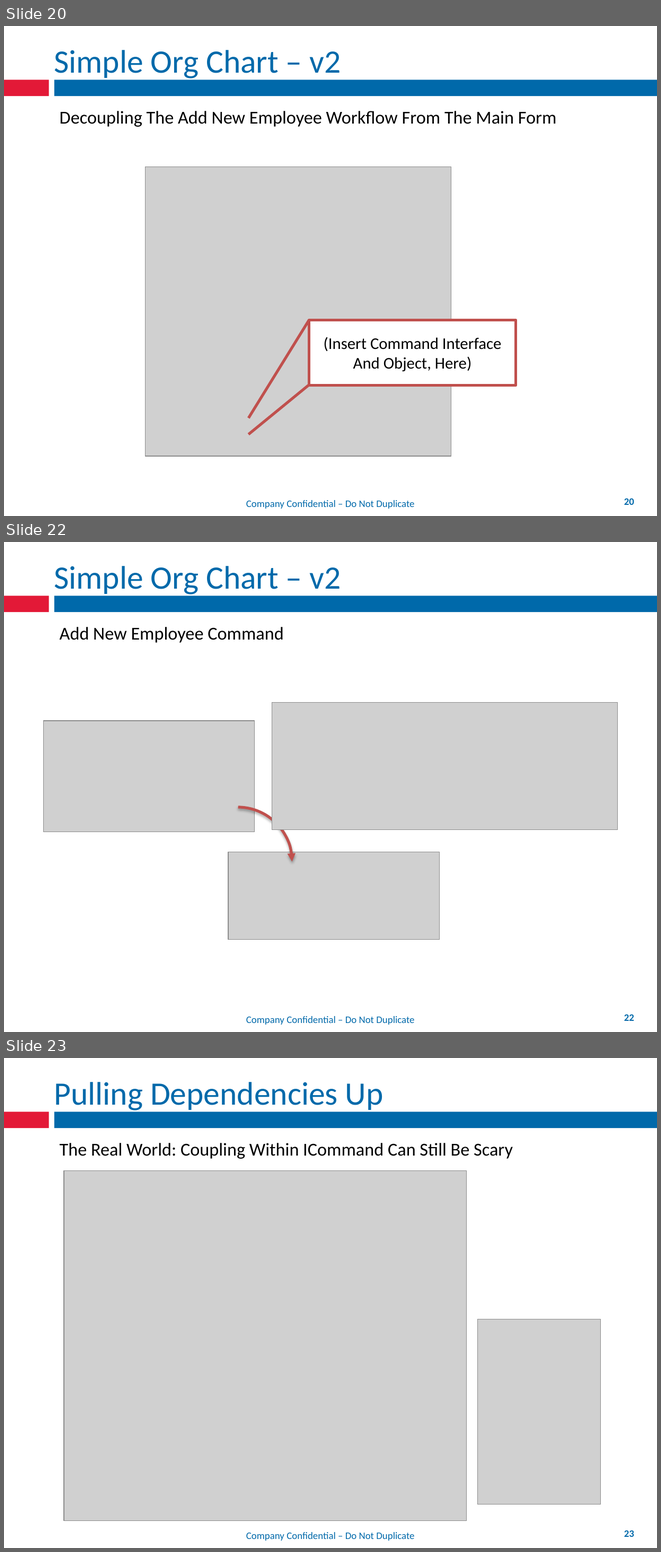
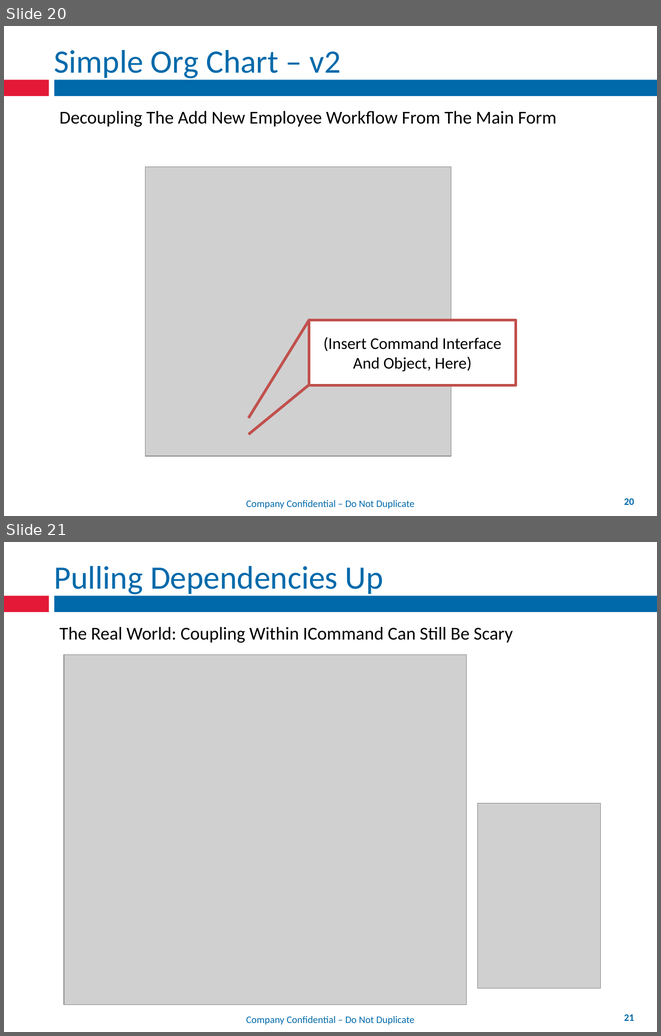
Before and after one commit to mxriverlynn/presentations-and-training, a slide deck: Decoupling Workflow With App Controler/Decoupling Workflow From Forms.pptx. Shown one above the other, each under a label of ours: slides 20, 22 and 23 before the commit, slides 20 and 21 after it; the slides between them are not shown. The pictures are 661x1552 and 661x1036 pixels, drawn with LibreOffice and Linux fonts; fonts in the diff are those of the drawing; grey boxes stand for pictures; background and template pictures are left out. Boxes give left, top, right and bottom in pixels: in the first picture for what was removed or moved away, otherwise in the second. Text is boxed around its words. In the diff, an @@ line names an element or a change of style, - is before the commit and + after.

```diff
--- a/Decoupling Workflow With App Controler/Decoupling Workflow From Forms.pptx
+++ b/Decoupling Workflow With App Controler/Decoupling Workflow From Forms.pptx
@@ slide 22 removed at (x1=4, y1=542, x2=657, y2=1032), background #FFFFFF; not listed: 4 template elements that a slide beside it also shows @@
@@ title removed at (x1=54, y1=566, x2=341, y2=597) @@
-Simple Org Chart – v2
@@ text removed at (x1=60, y1=627, x2=284, y2=643) @@
-Add New Employee Command
@@ group removed at (x1=43, y1=702, x2=617, y2=940): 3 pictures, 1 arc (boxed as its full ellipse) @@
@@ what was slide 23 is now slide 21 @@
@@ page number at (x1=624, y1=1014, x2=634, y2=1021): text changed @@
-23
+21
```
Also in this commit, not shown: 1 slide changed, 1 other slide removed.
